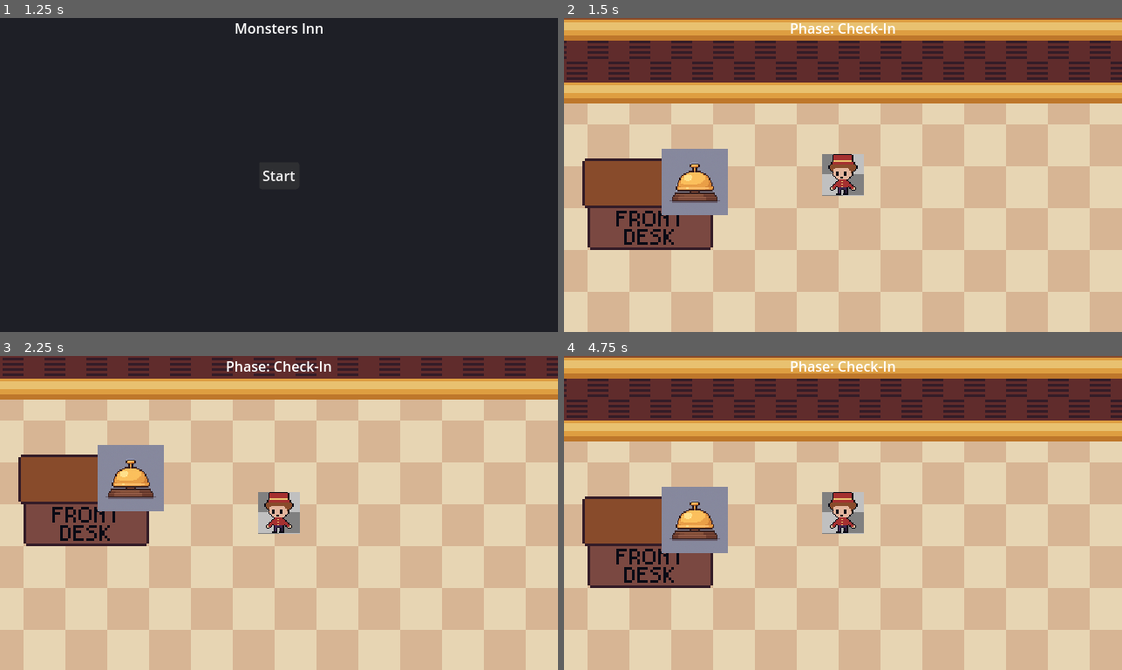
Above: before the commit, frames 1-4 (two rows, left to right).
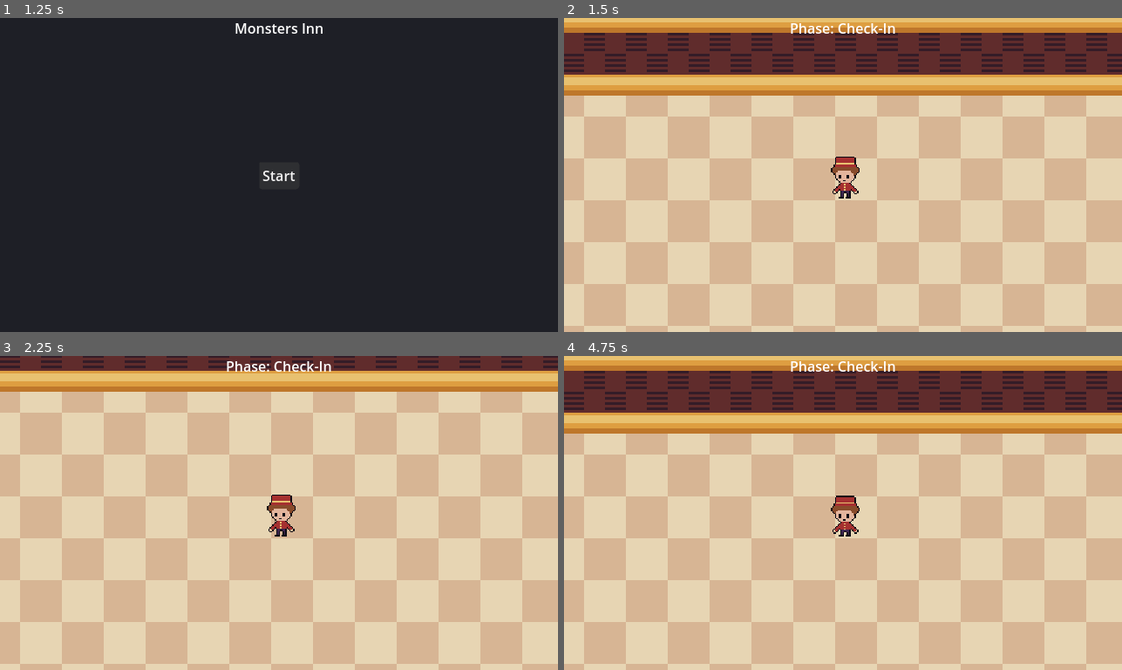
Above: after the commit, the same moments.

Repository: mwhittaker1/monsters_inn
Game: Godot game, scene res://scenes/Splash.tscn
Two runs of this game, one before a commit and one after it. Both use one fixed random seed, a clock stepped at 60 frames per second and the inputs below.
Inputs:
- Up to frame 1 (1.25 s): tap Enter (ui_accept) at 0.5, 0.77 s; hold Right (ui_right) from 0.53 s (still down)
- Up to frame 2 (1.5 s): release Right (ui_right) at 1.25 s; click "Start" at 1.25 s
- Up to frame 3 (2.25 s): hold Down (ui_down) from 2.03 s (still down)
- Up to frame 4 (4.75 s): tap Enter (ui_accept) at 2.27, 2.75, 3.5, 3.77, 4.25, 4.52 s; release Down (ui_down) at 2.78 s; hold Right (ui_right) 2.78-3.53 s; hold Up (ui_up) 3.53-4.28 s; hold Left (ui_left) from 4.28 s (still down)

Frame 1 is identical in both runs. In frame 2, 46% of the frame differs, in the area x 0-100%, y 0-100%; in frame 3, 39%; in frame 4, 46%.

Commit message:
working idle animation and interaction with bell

Diff:
--- a/scenes/Bell.tscn
+++ b/scenes/Bell.tscn
@@ -1,17 +1,18 @@
-[gd_scene load_steps=3 format=3 uid="uid://crv1bm6ydxi4b"]
+[gd_scene load_steps=4 format=3 uid="uid://crv1bm6ydxi4b"]
 
 [ext_resource type="Texture2D" uid="uid://d2nipleg5s7yt" path="res://assets/images/bell.png" id="1_mxaww"]
+[ext_resource type="Script" uid="uid://coigbcobka8f5" path="res://scripts/Bell.gd" id="1_wg6oa"]
 
 [sub_resource type="RectangleShape2D" id="RectangleShape2D_wg6oa"]
+size = Vector2(1052, 1038)
 
-[node name="Bell" type="Node2D"]
-
-[node name="Area2D" type="Area2D" parent="."]
-collision_layer = 32
+[node name="Bell" type="Area2D"]
+collision_layer = 4294967295
 collision_mask = 0
-input_pickable = false
+script = ExtResource("1_wg6oa")
 
 [node name="CollisionShape2D" type="CollisionShape2D" parent="."]
+position = Vector2(-2, -6)
 shape = SubResource("RectangleShape2D_wg6oa")
 
 [node name="Sprite2D" type="Sprite2D" parent="."]
--- a/scenes/game.tscn
+++ b/scenes/game.tscn
@@ -1,18 +1,59 @@
-[gd_scene load_steps=14 format=3 uid="uid://bla7pl27j4trd"]
+[gd_scene load_steps=19 format=3 uid="uid://bla7pl27j4trd"]
 
 [ext_resource type="Script" uid="uid://dv1oh8fno7a5y" path="res://scripts/AudioManager.gd" id="1_400sg"]
 [ext_resource type="Script" uid="uid://bij8t8762jeo8" path="res://scripts/Player.gd" id="2_g4kob"]
-[ext_resource type="Texture2D" uid="uid://ddrddoy66rkn6" path="res://assets/images/pc_front.png" id="3_mcffj"]
 [ext_resource type="Script" uid="uid://dp6skwu4kg477" path="res://scripts/GameManager.gd" id="3_qy1jj"]
 [ext_resource type="Script" uid="uid://dku03teb0bgom" path="res://scripts/EventManager.gd" id="4_3xj3m"]
 [ext_resource type="Script" uid="uid://c4flt4sl48pat" path="res://scripts/InventoryManager.gd" id="5_mcffj"]
 [ext_resource type="Script" uid="uid://c3goydtt83vop" path="res://scripts/TaskManager.gd" id="6_2rd6h"]
+[ext_resource type="Texture2D" uid="uid://babji75liivfj" path="res://assets/images/PC-bellboy-SpriteSheet.png" id="6_7ua8r"]
 [ext_resource type="Script" uid="uid://bkyg8w0wc7a8i" path="res://scripts/HUD.gd" id="7_7ua8r"]
 [ext_resource type="Script" uid="uid://cdts3k106mbtk" path="res://scripts/TextBoxManager.gd" id="8_r7sob"]
 [ext_resource type="Script" uid="uid://bbag0p5mxud0f" path="res://scripts/Room.gd" id="9_qy1jj"]
 [ext_resource type="Texture2D" uid="uid://becunpn6qoum2" path="res://assets/images/bg_v1.png" id="10_2rd6h"]
 [ext_resource type="Script" uid="uid://kc84holhcb8s" path="res://scripts/GuestMonster.gd" id="10_3xj3m"]
 [ext_resource type="PackedScene" uid="uid://crv1bm6ydxi4b" path="res://scenes/Bell.tscn" id="13_2rd6h"]
+
+[sub_resource type="AtlasTexture" id="AtlasTexture_r7sob"]
+atlas = ExtResource("6_7ua8r")
+region = Rect2(0, 0, 32, 32)
+
+[sub_resource type="AtlasTexture" id="AtlasTexture_y5y3l"]
+atlas = ExtResource("6_7ua8r")
+region = Rect2(32, 0, 32, 32)
+
+[sub_resource type="AtlasTexture" id="AtlasTexture_vjgi4"]
+atlas = ExtResource("6_7ua8r")
+region = Rect2(64, 0, 32, 32)
+
+[sub_resource type="AtlasTexture" id="AtlasTexture_kyk2p"]
+atlas = ExtResource("6_7ua8r")
+region = Rect2(96, 0, 32, 32)
+
+[sub_resource type="SpriteFrames" id="SpriteFrames_45i86"]
+animations = [{
+"frames": [{
+"duration": 1.0,
+"texture": SubResource("AtlasTexture_r7sob")
+}, {
+"duration": 1.0,
+"texture": SubResource("AtlasTexture_y5y3l")
+}],
+"loop": true,
+"name": &"idle",
+"speed": 3.0
+}, {
+"frames": [{
+"duration": 1.0,
+"texture": SubResource("AtlasTexture_vjgi4")
+}, {
+"duration": 1.0,
+"texture": SubResource("AtlasTexture_kyk2p")
+}],
+"loop": true,
+"name": &"walk",
+"speed": 1.5
+}]
 
 [node name="Game" type="Node"]
 script = ExtResource("3_qy1jj")
@@ -32,20 +73,25 @@
 script = ExtResource("9_qy1jj")
 
 [node name="Player" type="Node2D" parent="."]
-position = Vector2(64, 64)
+position = Vector2(34, 71)
 script = ExtResource("2_g4kob")
 
-[node name="Sprite2D" type="Sprite2D" parent="Player"]
-position = Vector2(-165, -8)
+[node name="InteractRay" type="RayCast2D" parent="Player"]
+position = Vector2(62, -60)
+target_position = Vector2(0, 117)
+collision_mask = 32
+hit_from_inside = true
+collide_with_areas = true
+
+[node name="Sprite" type="AnimatedSprite2D" parent="Player"]
+sprite_frames = SubResource("SpriteFrames_45i86")
+animation = &"walk"
+frame_progress = 0.74649
+
+[node name="Camera2D" type="Camera2D" parent="Player/Sprite"]
+position = Vector2(-2, -2)
 scale = Vector2(0.25, 0.25)
-texture = ExtResource("3_mcffj")
-
-[node name="Camera2D" type="Camera2D" parent="Player/Sprite2D"]
 zoom = Vector2(1.5, 1.5)
-
-[node name="InteractRay" type="RayCast2D" parent="Player"]
-collide_with_areas = true
-collide_with_bodies = false
 
 [node name="AudioManager" type="AudioStreamPlayer2D" parent="."]
 script = ExtResource("1_400sg")
@@ -115,5 +161,5 @@
 script = ExtResource("10_3xj3m")
 
 [node name="Bell" parent="." instance=ExtResource("13_2rd6h")]
-position = Vector2(-214, 61)
+position = Vector2(-250, 58)
 scale = Vector2(0.05, 0.05)
--- a/scripts/Bell.gd
+++ b/scripts/Bell.gd
@@ -1,4 +1,8 @@
 extends Interactable
+
+func _ready() -> void:
+	add_to_group("interactables")
+
 func interact(by: Node) -> void:
 	super.interact(by)
 	print("Ding! Welcome to Monster Hotel.")
--- a/scripts/Player.gd
+++ b/scripts/Player.gd
@@ -1,68 +1,62 @@
 extends Node2D
 
 @export var grid_size: int = 32
-@export var step_time: float = 0.12 # seconds per step
-var _facing := Vector2.DOWN
+@export var step_time: float = 0.12
+@export var faces_right_by_default := false  # true if art faces RIGHT by default
+
+var _facing: Vector2 = Vector2.DOWN
+var _moving := false
+var _from: Vector2
+var _to: Vector2
+var _t := 0.0
+
+@onready var spr: AnimatedSprite2D = get_node_or_null("Sprite") as AnimatedSprite2D
 @onready var _ray: RayCast2D = $InteractRay
 
-var _moving: bool = false
-var _from: Vector2
-var _to: Vector2
-var _t: float = 0.0
+func _ready() -> void:
+	if spr == null:
+		push_error("Player: AnimatedSprite2D 'Sprite' not found under Player.")
+		print_tree_pretty()
+		return
+	var names := spr.sprite_frames.get_animation_names()
 
-func _snap_to_grid(p: Vector2) -> Vector2:
-	return (p / grid_size).floor() * grid_size
+	print("Anim names:", names)
 
-func _update_facing(dir: Vector2) -> void:
-	if dir != Vector2.ZERO:
-		_facing = dir
+	if not spr.sprite_frames.has_animation("idle") or not spr.sprite_frames.has_animation("walk"):
+		push_error("Missing 'idle' or 'walk' animations on SpriteFrames.")
 
-func _ready() -> void:
+	spr.speed_scale = 1.0
 	_to = _snap_to_grid(global_position)
 	_from = _to
 	global_position = _to
+	spr.play("idle")
 
-	var spr := $Sprite2D
-	if spr and spr.texture:
-		var sz : Vector2 = spr.texture.get_size()
-		if sz.x > 0 and sz.y > 0:
-			var s := float(grid_size)
-			spr.scale = Vector2(s / sz.x, s / sz.y)
+	if spr:
+		# optional: scale first idle frame to grid
+		var tex := spr.sprite_frames.get_frame_texture("idle", 0)
+		if tex:
+			var sz := tex.get_size()
+			if sz.x > 0.0 and sz.y > 0.0:
+				var s := float(grid_size)
+				spr.scale = Vector2(s / sz.x, s / sz.y)
 
-func _physics_process(_delta: float) -> void:  # underscore to silence warning
+func _physics_process(d: float) -> void:
+	# keep ray ~1 tile ahead
+	_ray.target_position = _facing * float(grid_size) * 1.1
+	_ray.force_raycast_update()
+
 	if _moving:
-		_t += _delta / step_time
+		_t += d / step_time
 		global_position = _from.lerp(_to, _t)
 		if _t >= 1.0:
 			global_position = _to
 			_moving = false
+			if spr: spr.play("idle")
 		return
-
-func _try_interact() -> void:
-	if _ray.is_colliding():
-		var hit := _ray.get_collider()
-		if hit and hit.has_method("interact"):
-			hit.interact(self)
-			return
-
-	# Fallback point query at the tile in front (bit index 5 == Layer 6)
-	var p := global_position + _facing * float(grid_size)
-	var params := PhysicsPointQueryParameters2D.new()
-	params.position = p
-	params.collide_with_areas = true
-	params.collide_with_bodies = false
-	params.collision_mask = 1 << 5
-	var space := get_world_2d().direct_space_state
-	for res in space.intersect_point(params, 8):
-		var a = res["collider"]   # dynamic (=), not infer (:=)
-		if a and a.has_method("interact"):
-			a.interact(self)
-			return
 
 func _input(event: InputEvent) -> void:
 	if event.is_action_pressed("ui_accept"):
 		_try_interact()
-
 
 	var dir := Vector2.ZERO
 	if Input.is_action_just_pressed("ui_up"):
@@ -74,14 +68,47 @@
 	elif Input.is_action_just_pressed("ui_right"):
 		dir = Vector2.RIGHT
 
-	if dir != Vector2.ZERO and !_moving:  # block re-queue during motion
+	if dir != Vector2.ZERO and not _moving:
+		_update_facing(dir)
 		_start_step(dir)
-
-	_ray.target_position = _facing * float(grid_size)
-	_ray.force_raycast_update()
 
 func _start_step(dir: Vector2) -> void:
 	_moving = true
 	_t = 0.0
 	_from = global_position
 	_to = (_from / grid_size).floor() * grid_size + dir * grid_size
+	if spr: spr.play("walk")
+	if dir.x != 0 and spr:
+		spr.flip_h = (dir.x < 0) if faces_right_by_default else (dir.x > 0)
+
+func _try_interact() -> void:
+	# brief reach boost so you're not pixel-perfect
+	_ray.target_position = _facing * float(grid_size) * 1.5
+	_ray.force_raycast_update()
+
+	if _ray.is_colliding():
+		var hit := _ray.get_collider()
+		if hit and hit.has_method("interact"):
+			hit.interact(self)
+			return
+
+	# fallback (optional): nearest interactable in a short cone
+	var best: Node = null
+	var best_d := 1e9
+	var p := global_position
+	for n in get_tree().get_nodes_in_group("interactables"):
+		if not n is Node2D: continue
+		var to := (n as Node2D).global_position - p
+		if to.dot(_facing) <= 0: continue
+		var d := to.length()
+		if d <= 64.0 and d < best_d:
+			best = n; best_d = d
+	if best and best.has_method("interact"):
+		best.interact(self)
+
+func _update_facing(dir: Vector2) -> void:
+	if dir != Vector2.ZERO:
+		_facing = dir
+
+func _snap_to_grid(p: Vector2) -> Vector2:
+	return (p / grid_size).floor() * grid_size
Binary file added: assets/images/PC-bellboy-SpriteSheet.png
Not shown, added: assets/images/PC-bellboy-SpriteSheet.png.import
